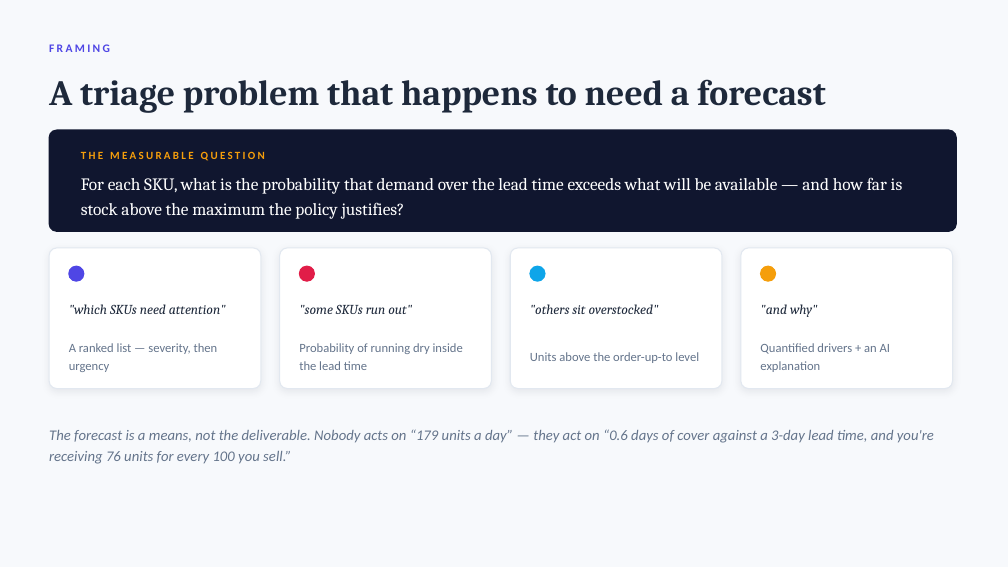
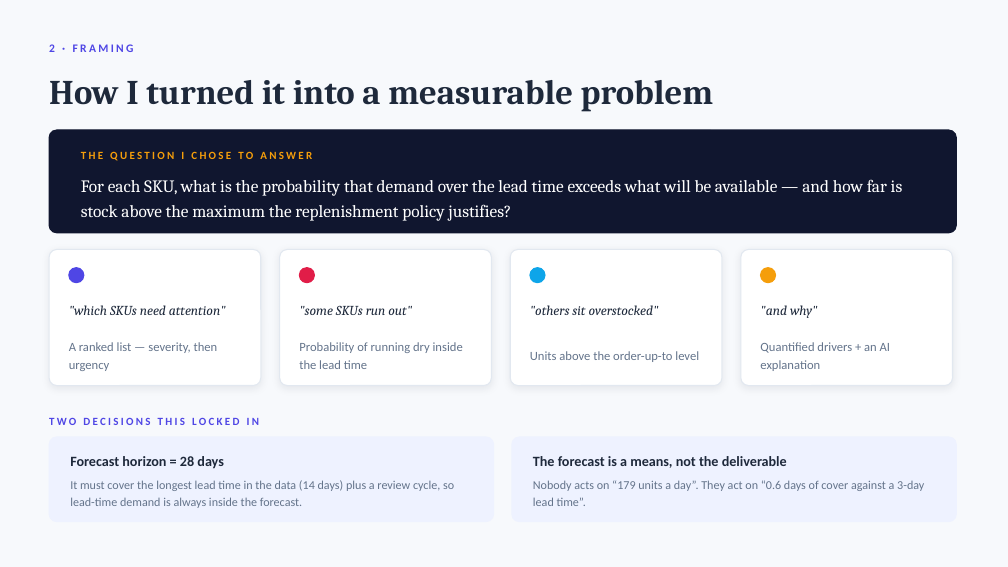
Before and after one commit to Victorolufemi/fmn-supply-chain-risk-monitor, a slide deck: slide 3 of presentation/Supply-Chain-Risk-Monitor.pptx. Drawn at 1008x567 pixels with LibreOffice and Linux fonts; fonts in the diff are those of the drawing. Boxes give left, top, right and bottom in pixels: in the first picture for what was removed or moved away, otherwise in the second. Text is boxed around its words. In the diff, an @@ line names an element or a change of style, - is before the commit and + after.

Commit message:
Restructure deck as a build walkthrough
The previous version read as a product pitch. Reframed around the problem I was
given, what I built, and how I built it — 12 slides, one engineering decision
per phase.

- New: what I built (three tiers + what ships), how I worked (six phases with
  the call made at each), and a production-quality slide covering tests,
  security, performance and deployment
- Data slide now shows what I found beside what I did about it
- Model slide pairs the comparison chart with the validation design and why a
  random split would have been invalid
- Keeps the iterations worth defending: the 13-of-28 Critical rework, and the
  two grounding bugs the verifier caught

QA: 0 hard issues, 0 warnings from qa_deck.py; all 12 slides rendered through
the installed PowerPoint and inspected.

```diff
--- a/presentation/Supply-Chain-Risk-Monitor.pptx
+++ b/presentation/Supply-Chain-Risk-Monitor.pptx
@@ text at box(49, 44, 134, 52): text changed @@
-FRAMING
+2 · FRAMING
@@ text at box(49, 80, 714, 112): text changed; size 34 to 33 pt @@
-A triage problem that happens to need a forecast
+How I turned it into a measurable problem
@@ text at box(81, 179, 903, 221): text changed @@
-For each SKU, what is the probability that demand over the lead time exceeds what will be available — and how far is stock above the maximum the policy justifies?
+For each SKU, what is the probability that demand over the lead time exceeds what will be available — and how far is stock above the maximum the replenishment policy justifies?
@@ text at box(81, 151, 312, 161): text changed @@
-THE MEASURABLE QUESTION
+THE QUESTION I CHOSE TO ANSWER
@@ proportions changed in 5 elements at box(49, 130, 957, 233), box(49, 250, 261, 386), box(280, 250, 492, 386), box(510, 250, 722, 386), box(741, 250, 953, 386) @@
@@ text added at box(49, 418, 259, 425), 10.5 pt, text #4F46E5, bold @@
+TWO DECISIONS THIS LOCKED IN
@@ rounded rectangle added at box(49, 437, 494, 522), fill #EEF2FF, outline #EEF2FF 1 pt @@
@@ rounded rectangle added at box(512, 437, 957, 522), fill #EEF2FF, outline #EEF2FF 1 pt @@
@@ text added at box(70, 456, 224, 469), 13.5 pt, text #1E293B, bold @@
+Forecast horizon = 28 days
@@ text added at box(533, 456, 787, 468), 13.5 pt, text #1E293B, bold @@
+The forecast is a means, not the deliverable
@@ text added at box(70, 480, 454, 508), 11.5 pt, text #64748B @@
+It must cover the longest lead time in the data (14 days) plus a review cycle, so lead-time demand is always inside the forecast.
@@ text at box(533, 480, 924, 506): text changed; size 14 to 11.5 pt; italic off @@
-The forecast is a means, not the deliverable. Nobody acts on “179 units a day” — they act on “0.6 days of cover against a 3-day lead time, and you're receiving 76 units for every 100 you sell.”
+Nobody acts on “179 units a day”. They act on “0.6 days of cover against a 3-day lead time”.
```
Also in this commit, not shown: 6 other slides changed, 5 slides added, 3 slides removed, 2 other files.
